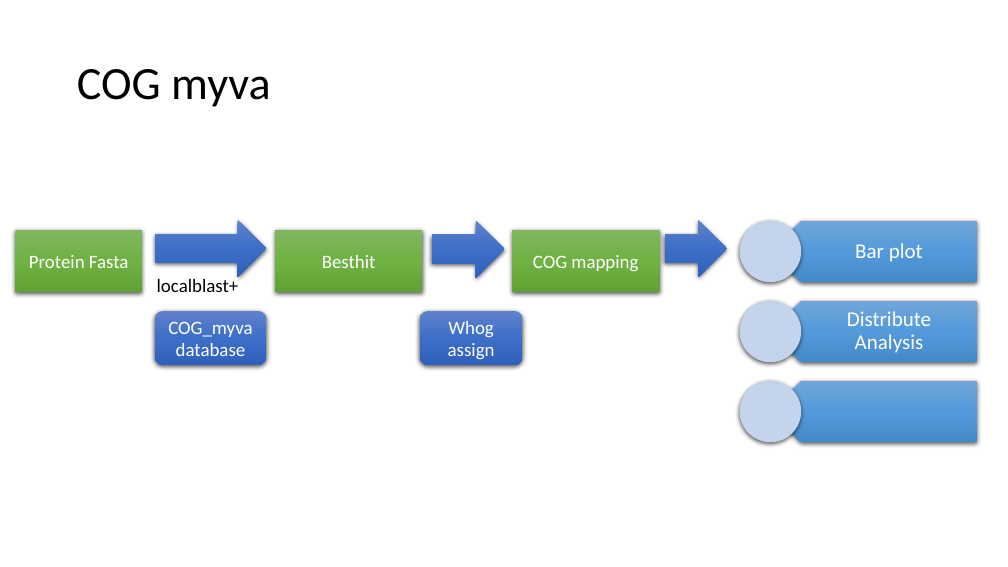
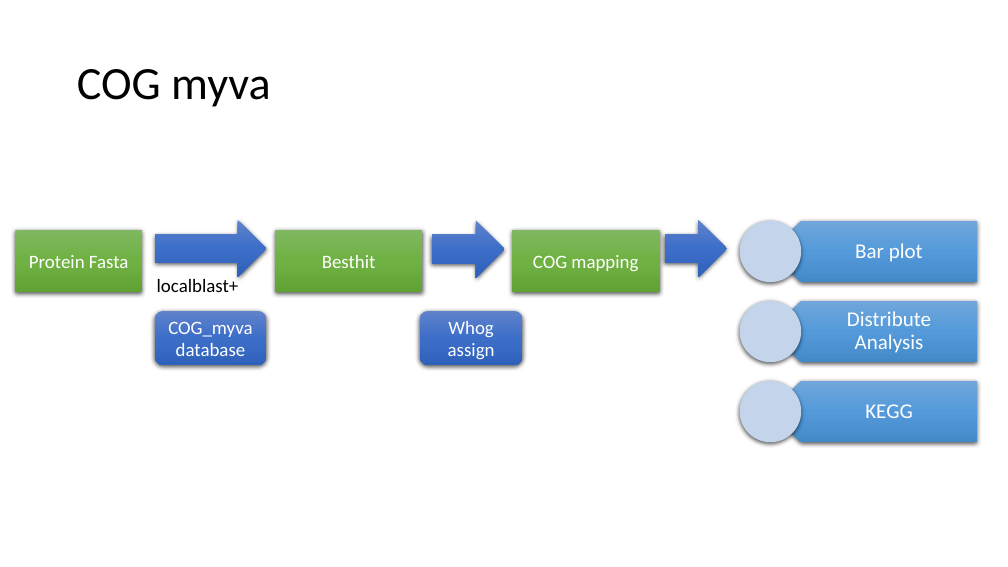
Before and after one commit to biocad-cloud/biocad_registry, a slide deck: slide 1 of vs_solutions/Designer.pptx. Drawn at 1008x567 pixels with LibreOffice and Linux fonts; fonts in the diff are those of the drawing. Boxes give left, top, right and bottom in pixels: in the first picture for what was removed or moved away, otherwise in the second. Text is boxed around its words. In the diff, an @@ line names an element or a change of style, - is before the commit and + after.

```diff
--- a/vs_solutions/Designer.pptx
+++ b/vs_solutions/Designer.pptx
@@ text added at (865,404,912,418), 20 pt, text #FFFFFF @@
+KEGG
```
Also in this commit, not shown: 1 slide added, 2 other files.
